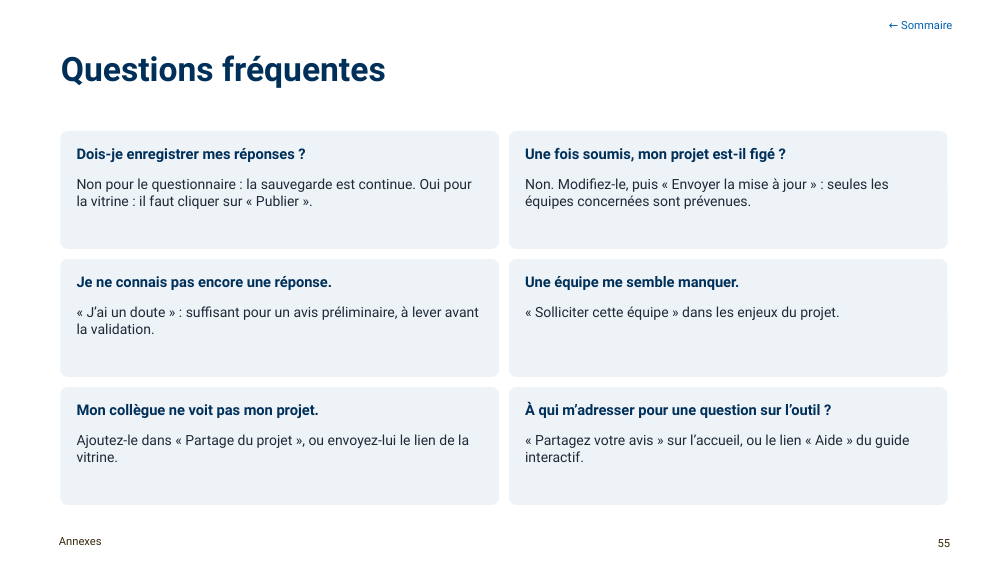
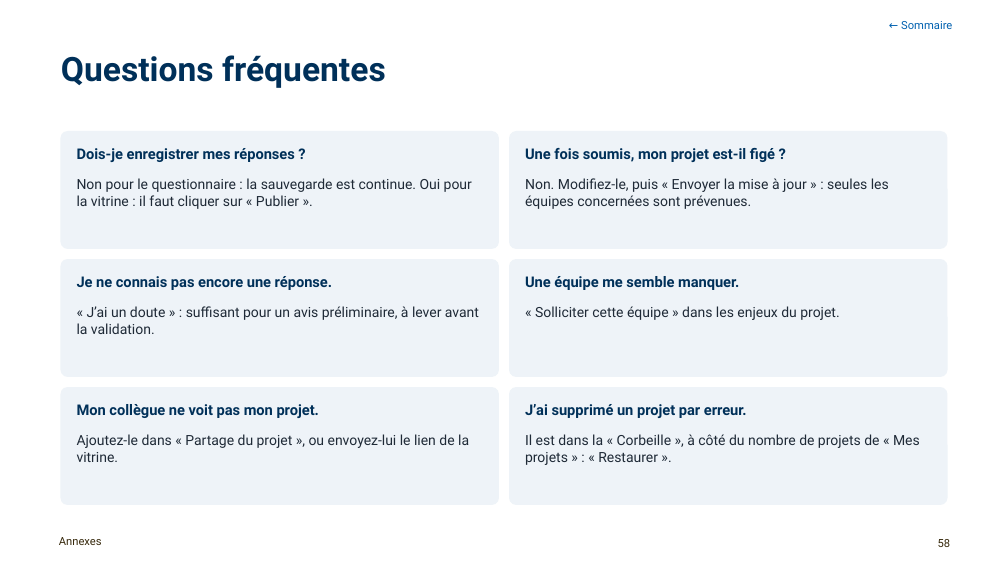
Before and after one commit to antoinelmariel-ux/ProjectNavigator, a slide deck: slide 58 of docs/Manuel_Project_Navigator_chef_de_projet.pptx (slide 55 before the commit). Drawn at 1008x567 pixels with LibreOffice and Linux fonts; fonts in the diff are those of the drawing; background and template pictures are left out. Boxes give left, top, right and bottom in pixels: in the first picture for what was removed or moved away, otherwise in the second. Text is boxed around its words. In the diff, an @@ line names an element or a change of style, - is before the commit and + after.

```diff
--- a/docs/Manuel_Project_Navigator_chef_de_projet.pptx
+++ b/docs/Manuel_Project_Navigator_chef_de_projet.pptx
@@ text at (525,404,747,418): text changed @@
-À qui m’adresser pour une question sur l’outil ?
+J’ai supprimé un projet par erreur.
@@ text at (525,434,920,465): text changed @@
-« Partagez votre avis » sur l’accueil, ou le lien « Aide » du guide interactif.
+Il est dans la « Corbeille », à côté du nombre de projets de « Mes projets » : « Restaurer ».
@@ page number at (938,539,951,547): text changed @@
-55
+58
```
Also in this commit, not shown: 24 other slides changed, 3 slides added, 3 other files.
